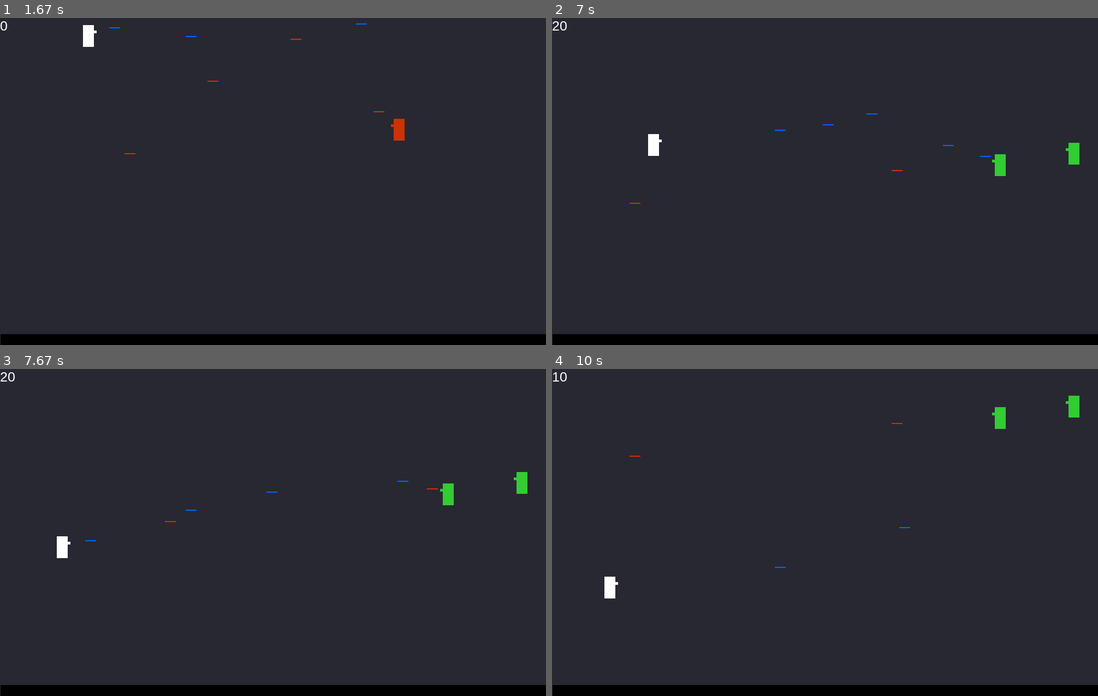
Above: before the commit, frames 1-4 (two rows, left to right).
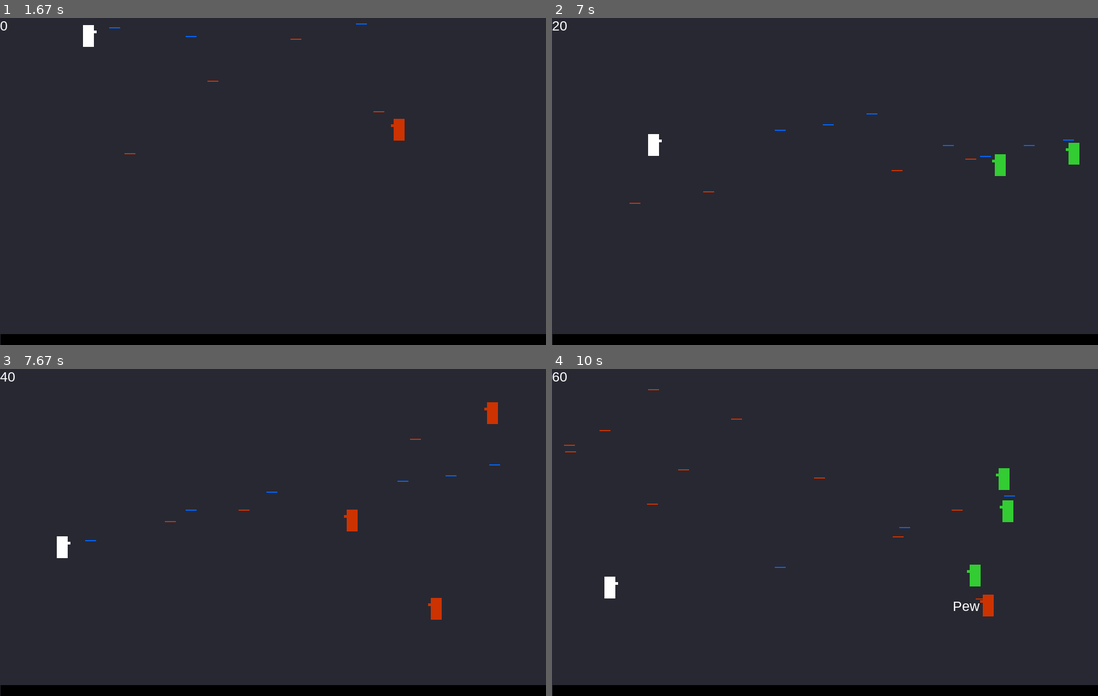
Above: after the commit, the same moments.

Repository: zwang20/SimpleShooter
Game: pygame game, started from simple_shooter.py
Same seed, same stepped clock (60 frames per second), same inputs: the game is played once before the commit and once after it.
Inputs:
- Up to frame 1 (1.67 s): tap Space at 0.33, 1.23, 1.57 s; hold D 0.67-1.13 s; hold W 1.17-1.47 s; hold D from 1.5 s (still down)
- Up to frame 2 (7 s): tap Space at 1.87, 2.07, 2.37, 2.63, 2.97, 3.27, 3.4, 3.8, 4.1, 4.47, 4.87, 5.17, 5.37, 5.67, 5.87, 6.2, 6.5, 6.7 s; release D at 1.97 s; hold A 2-2.53 s; hold S 2.57-2.87 s; hold A 2.9-3.3 s; hold W 3.33-3.7 s; hold D 3.73-4.37 s; hold S 4.4-4.77 s; hold A 4.8-5.27 s; hold D 5.3-5.77 s; hold W 5.8-6.1 s; hold D 6.13-6.6 s; hold A from 6.63 s (still down)
- Up to frame 3 (7.67 s): tap Space at 7, 7.27, 7.6 s; release A at 7.17 s; hold S 7.2-7.5 s; hold A from 7.53 s (still down)
- Up to frame 4 (10 s): tap Space at 7.9, 8.03, 8.43, 8.73, 9.1, 9.5, 9.8 s; release A at 7.93 s; hold W 7.97-8.33 s; hold D 8.37-9 s; hold S 9.03-9.4 s; hold A 9.43-9.9 s; hold D from 9.93 s (still down)

Frame 1 is identical in both runs. In frame 2, less than 0.1% of the frame differs, in the area x 27-96%, y 37-54%; in frame 3, 0.7%; in frame 4, 1.0%, in the area x 0-97%, y 1-76%.

Commit message:
bullet despawn soft code

Diff:
--- a/simple_shooter.py
+++ b/simple_shooter.py
@@ -159,7 +159,7 @@
 
     def move(self):
         self.x -= Bullet.speed if self.harmful else -Bullet.speed
-        if self.x > 800 or self.x < 0:
+        if self.x > display_width-25 or self.x < 0:
             self.despawn()
 
     def display(self):
